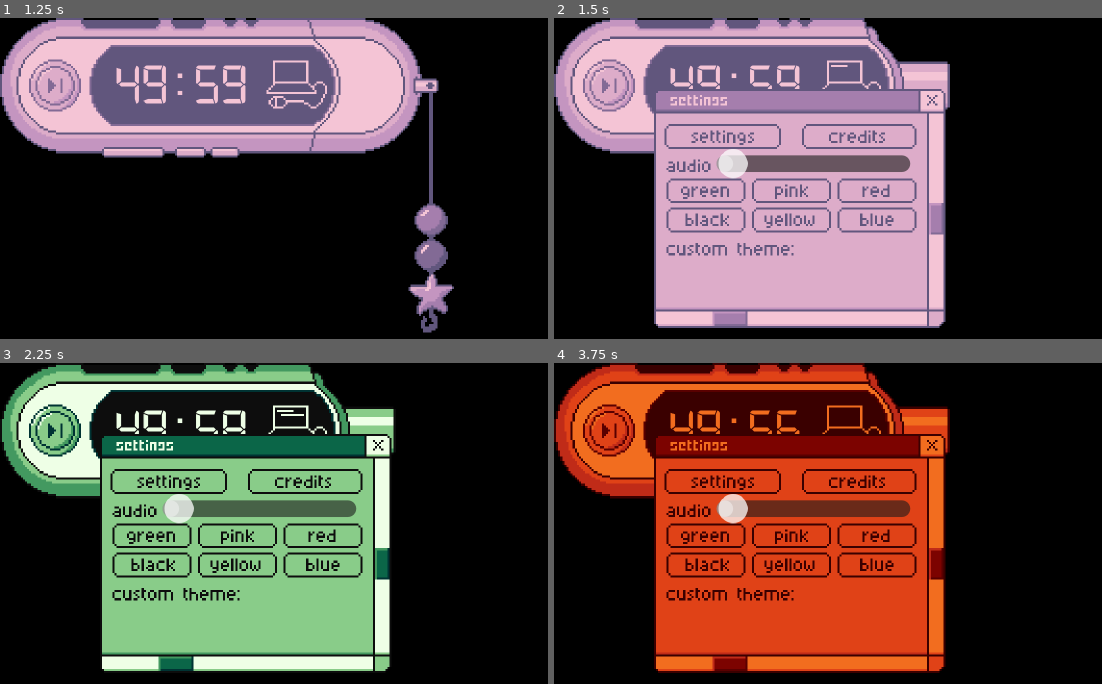
Above: before the commit, frames 1-4 (two rows, left to right).
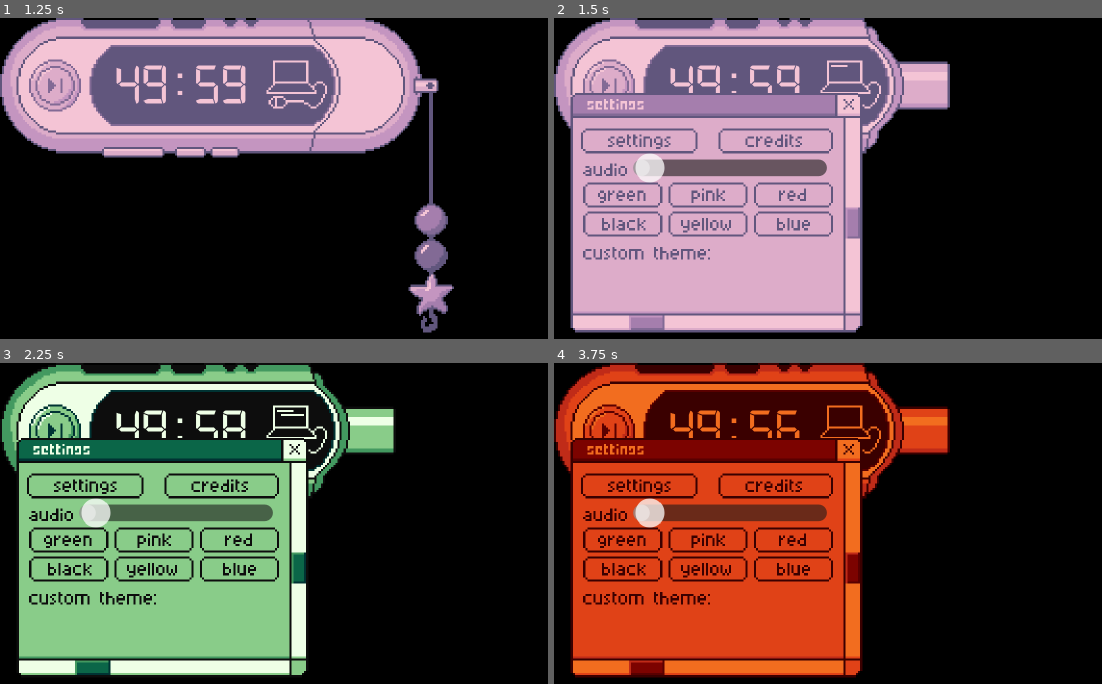
Above: after the commit, the same moments.

Repository: rota-fortunae/mp3-pomodoro
Game: Godot game, scene res://main.tscn
The game is run twice, just before and just after one commit, with the same random seed, the same clock (stepped at 60 frames per second) and the same inputs.
Inputs (mouse positions are in pixels of both pictures, inside the frame that each line leads up to; where the layout moved, square brackets give the same spot in the first picture):
- Up to frame 1 (1.25 s): click (54, 85) at 0.5 s
- Up to frame 2 (1.5 s): click (926, 85) at 1.25 s
- Up to frame 3 (2.25 s): click (71, 539) [153, 536] at 2 s
- Up to frame 4 (3.75 s): click (707, 539) [789, 536] at 2.75 s; click (795, 539) [877, 536] at 3.5 s

Frame 1 is identical in both runs. In frame 2, 33% of the frame differs, in the area x 2-72%, y 22-99%; in frame 3, 33%; in frame 4, 35%.

Commit message:
Changing the settings window position

Diff:
--- a/main.tscn
+++ b/main.tscn
@@ -196,13 +196,12 @@
 script = ExtResource("9_2cqfq")
 
 [node name="SettingsMenu" parent="Cap/settingsButton" unique_id=534571828 instance=ExtResource("18_074og")]
-visible = false
 z_index = 1
 layout_mode = 0
-offset_left = -99.0
-offset_top = 34.0
-offset_right = 41.0
-offset_bottom = 149.0
+offset_left = -139.0
+offset_top = 36.0
+offset_right = 1.0
+offset_bottom = 151.0
 
 [node name="TimerLabel" type="Label" parent="." unique_id=1104957864]
 z_index = 1
Not shown, removed: zzz.gdscript
